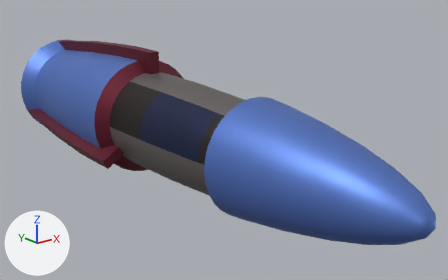
The Blender file Blends - Projectiles/Gravimetric Missile/Gravimetric Missile.blend, before and after one commit.
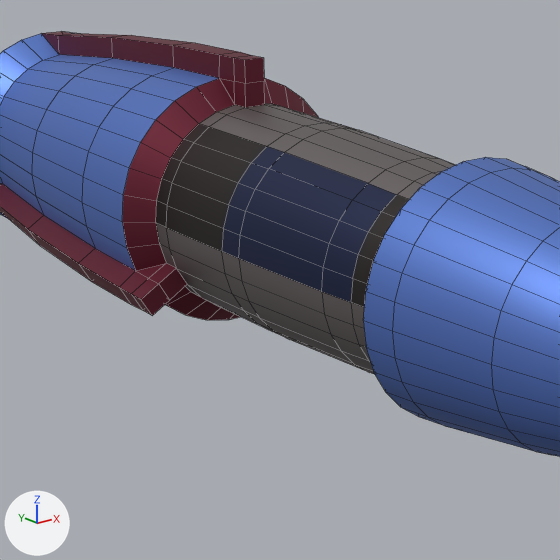
There are two pictures of each version: one whole from a camera (50 mm lens) standing at (-0.605, -0.857, 0.313) and looking at (0.045, -0.044, -0.012), one close up on the part from 9% to 66% of the width and 9% to 100% of the height. Arrows for +X, +Y and +Z are at lower left; the lights stay in place. The close-ups show mesh edges as thin lines.

The first close-up shows 'Gravimetric Missile.001'.
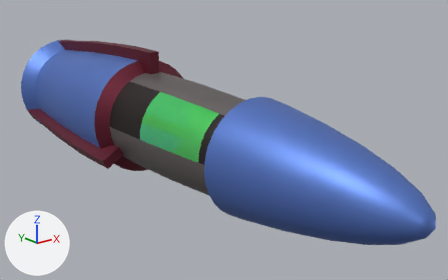
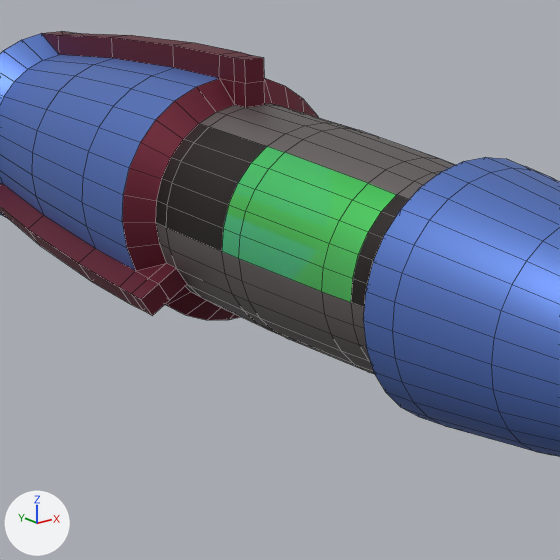
Patch to the scene script:
```diff
--- a/Blends - Projectiles/Gravimetric Missile/Gravimetric Missile.blend.py
+++ b/Blends - Projectiles/Gravimetric Missile/Gravimetric Missile.blend.py
@@ mat_glow @@
+mat_glow = principled_material('Glow')
+mat_glow.base_color = (0.109, 0.896, 0.175)  # green #5df374
+mat_glow.metallic = 0.7
+mat_glow.alpha = 0.75
@@ me_plane_014 @@
 me_plane_014.from_pydata(...)  # 679 vertices, 685 faces; spans x -0.117..0.117, y -0.495..0.495, z -0.109..0.129
 # used by ob_gravimetric_missile_001; parent = ob_gravimetric_missile; location = (0.0, 0.0, 0.0)
+# me_plane_014 part 1: all 45 faces that had it switch from mat_grav_001 (dark blue #293152) to mat_glow (green #5df374)
 me_plane_014.materials.append(mat_grav_002)
```

Where the change shows, as pixel boxes [x1, y1, x2, y2] in the close-ups (560 x 560 px):
part 1 of me_plane_014, recoloured (blue to green): [222, 146, 396, 302] in both
